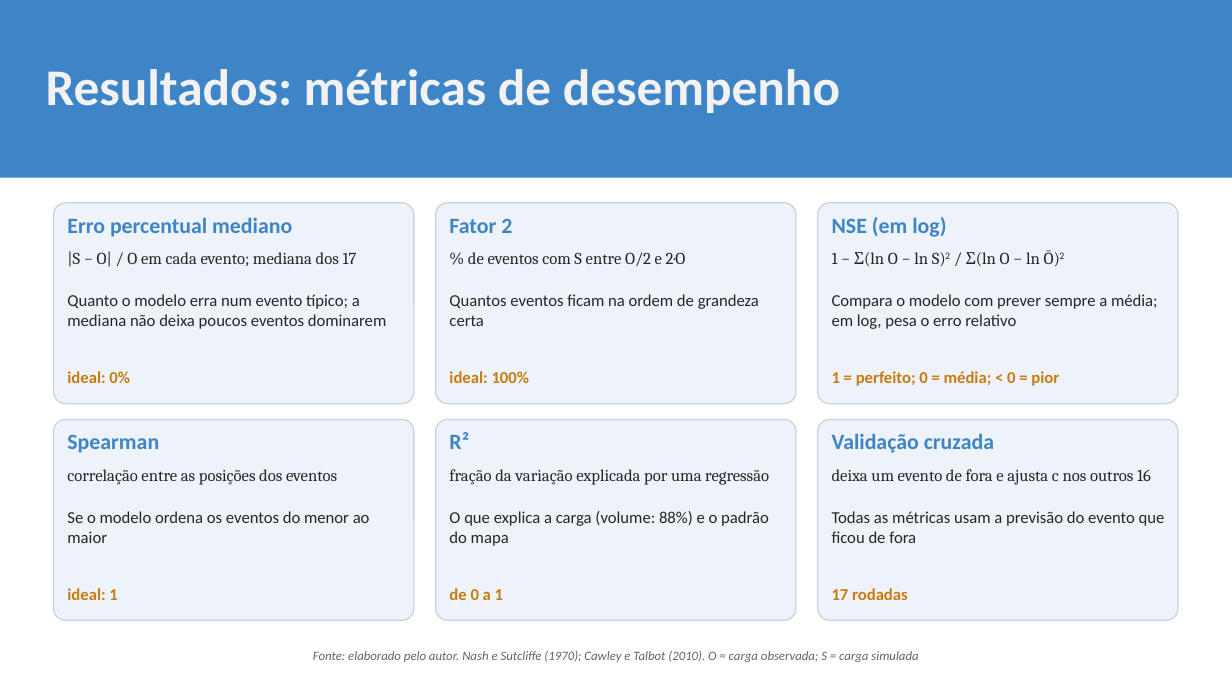
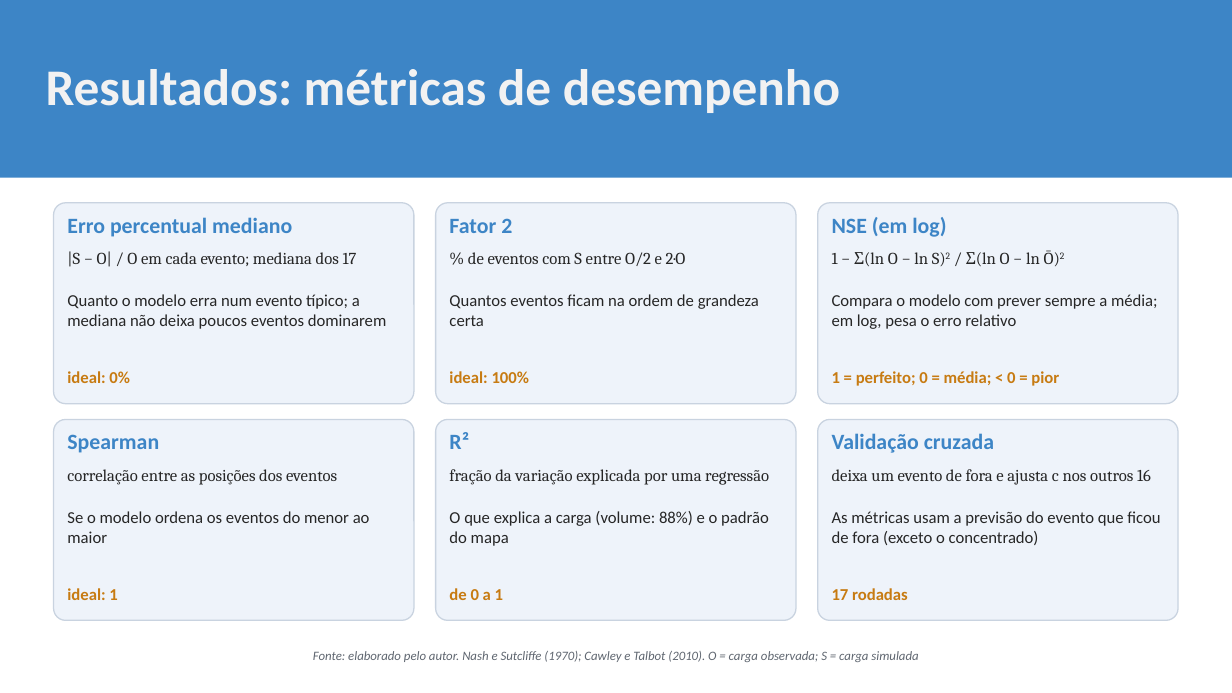
Before and after one commit to mateusvivarelli/TCC, a slide deck: slide 21 of Apresentacao/slideTCC_18-11_sugestoes.pptx (slide 25 before the commit). Drawn at 1232x693 pixels with LibreOffice and Linux fonts; fonts in the diff are those of the drawing; background and template pictures are left out. Boxes give left, top, right and bottom in pixels: in the first picture for what was removed or moved away, otherwise in the second. Text is boxed around its words. In the diff, an @@ line names an element or a change of style, - is before the commit and + after.

```diff
--- a/Apresentacao/slideTCC_18-11_sugestoes.pptx
+++ b/Apresentacao/slideTCC_18-11_sugestoes.pptx
@@ text at (832,511,1160,545): text changed @@
-Todas as métricas usam a previsão do evento que ficou de fora
+As métricas usam a previsão do evento que ficou de fora (exceto o concentrado)
```
Also in this commit, not shown: 9 other slides changed, 11 other files.
